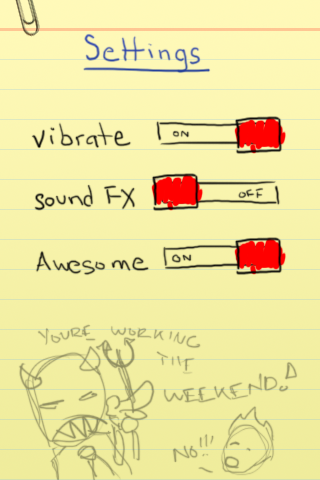
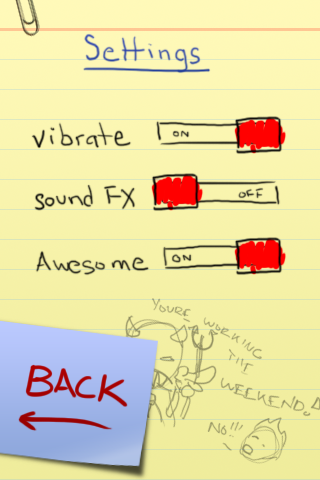
Layer changes from the first 320x480 image to the second:
added layer "normal" above "hover" over [0, 317, 160, 480]
painted on "doodles" over [18, 298, 320, 480]
